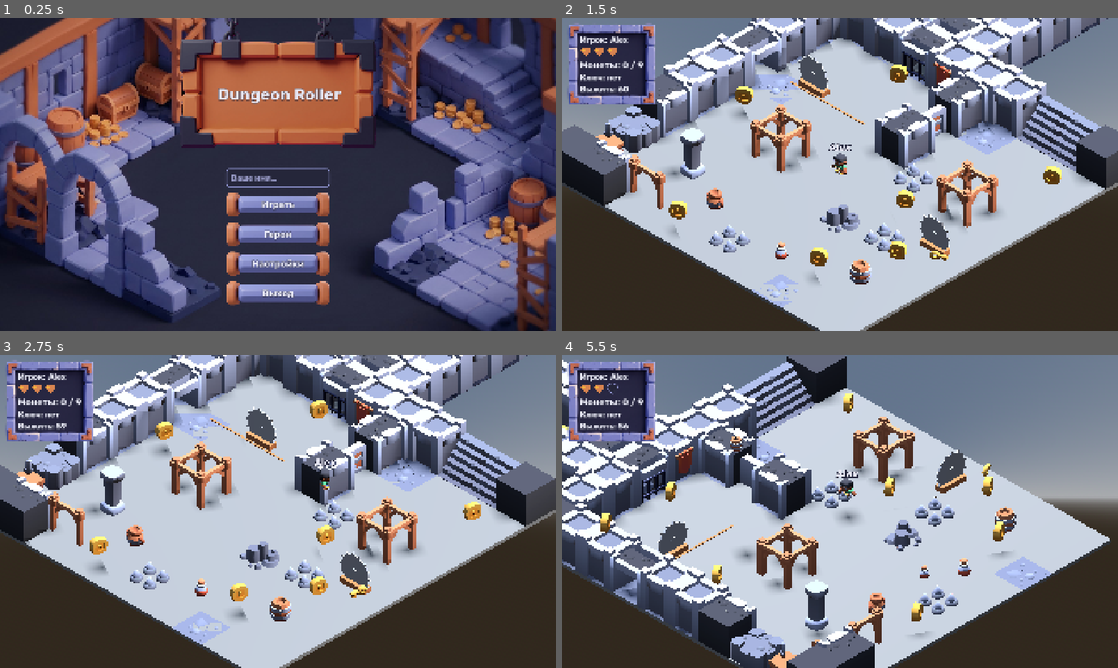
Above: before the commit, frames 1-4 (two rows, left to right).
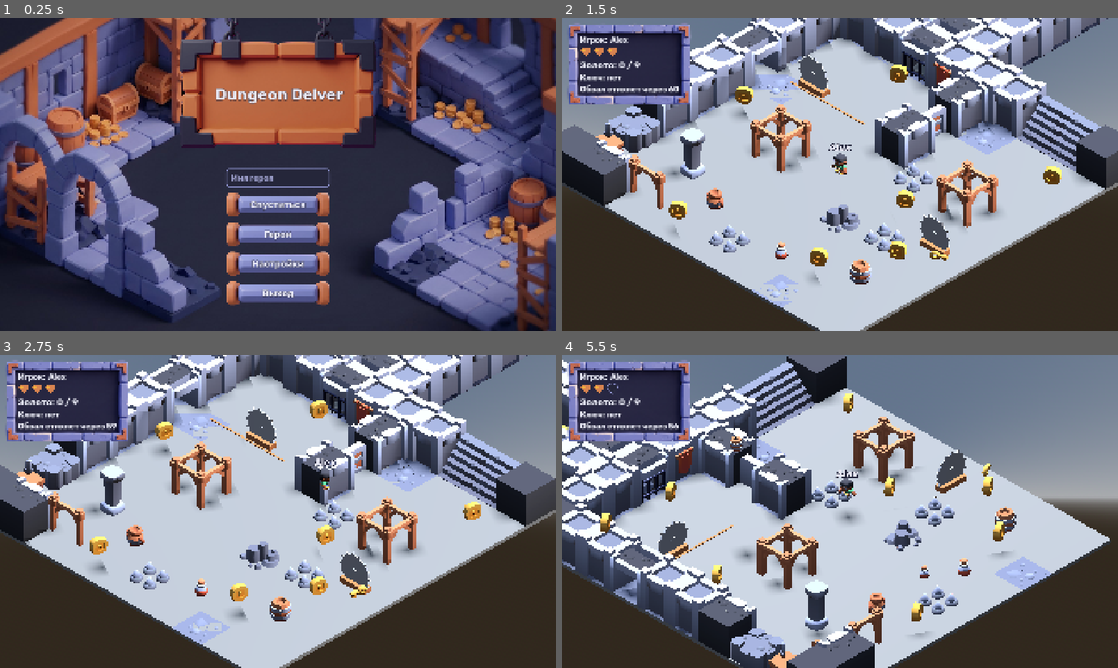
Above: after the commit, the same moments.

Repository: farikgg/godot_assignment
Game: Godot game, scene res://scenes/main_menu.tscn
Same seed, same stepped clock (60 frames per second), same inputs: the game is played once before the commit and once after it.
Inputs (mouse positions are in pixels of both pictures, inside the frame that each line leads up to):
- Up to frame 1 (0.25 s): no input
- Up to frame 2 (1.5 s): click (840, 177) at 0.52 s; type "Alex" at 0.6 s; click "Играть" (after the commit: "Спуститься") at 1.25 s
- Up to frame 3 (2.75 s): hold D (move_right) from 2.03 s (still down); hold J (attack) from 2.03 s (still down); tap Space (jump) at 2.27 s
- Up to frame 4 (5.5 s): release D (move_right) at 2.78 s; release J (attack) at 2.78 s; hold S (move_back) 2.78-3.53 s; tap Left (camera_left) at 2.85 s; tap Space (jump) at 3.02, 4.52, 5.27 s; hold D (move_right) 3.53-4.28 s; hold Right (camera_right) 3.53-4.28 s; hold W (move_forward) 4.28-5.03 s; tap J (attack) at 4.35 s; hold A (move_left) from 5.03 s (still down); hold Left (camera_left) from 5.03 s (still down)

The runs differ from the first frame. In frame 1, 0.9% of the frame differs, in the area x 38-62%, y 22-62%; in frame 2, 2.6%; in frame 3, 2.6%; in frame 4, 2.6%, in the area x 2-23%, y 1-28%.

Commit message:
Dungeon wording: Dungeon Delver, gold, cave-in, camp
- GAME_TITLE and config/name: "Dungeon Delver".
- Main menu: «Спуститься», «Герои», name field «Имя героя».
- HUD: «Золото: x / y», «Обвал стихнет через N».
- Gate opens (key or cave-in over): «Решётка поднялась. Путь свободен»;
  closed gate hint: «Решётка опущена. Продержись, пока не стихнет обвал»;
  death «Тьма поглотила тебя…»; win «Ты выбрался на свет!».
- Pause: «Привал», «Продолжить путь» / «Начать заново» / «Покинуть
  подземелье».
Each script keeps its strings as constants at the top and applies them
to its nodes; the scene files carry the same defaults for the editor.

Co-Authored-By: Claude Opus 5.5 <noreply@anthropic.com>

Diff:
--- a/project.godot
+++ b/project.godot
@@ -10,7 +10,7 @@
 
 [application]
 
-config/name="Dungeon Roller"
+config/name="Dungeon Delver"
 run/main_scene="uid://kya2x2ycmcrp"
 config/features=PackedStringArray("4.7", "Forward Plus")
 config/icon="res://icon.svg"
--- a/scenes/main_menu.tscn
+++ b/scenes/main_menu.tscn
@@ -50,7 +50,7 @@
 offset_bottom = 387.0
 theme_override_font_sizes/font_size = 56
 theme_override_colors/font_color = Color(0.909804, 0.913725, 0.960784, 1)
-text = "Dungeon Roller"
+text = "Dungeon Delver"
 horizontal_alignment = 1
 vertical_alignment = 1
 script = ExtResource("6_title")
@@ -74,13 +74,13 @@
 [node name="NameField" type="LineEdit" parent="MainPanel/Buttons" unique_id=839725896]
 custom_minimum_size = Vector2(360, 64)
 layout_mode = 2
-placeholder_text = "Ваше имя…"
+placeholder_text = "Имя героя"
 max_length = 15
 
 [node name="ButtonStart" type="Button" parent="MainPanel/Buttons" unique_id=1718474551]
 custom_minimum_size = Vector2(360, 84)
 layout_mode = 2
-text = "Играть"
+text = "Спуститься"
 
 [node name="ButtonHeroes" type="Button" parent="MainPanel/Buttons" unique_id=1771300080]
 custom_minimum_size = Vector2(360, 84)
--- a/scenes/map.tscn
+++ b/scenes/map.tscn
@@ -320,7 +320,7 @@
 unique_name_in_owner = true
 layout_mode = 2
 theme_override_font_sizes/font_size = 32
-text = "Монеты: 0 / 0"
+text = "Золото: 0 / 0"
 
 [node name="KeyLabel" type="Label" parent="UI/HudPanel/HudBox" unique_id=1650031180]
 unique_name_in_owner = true
@@ -330,7 +330,7 @@
 [node name="SurvivalLabel" type="Label" parent="UI/HudPanel/HudBox" unique_id=1771300050]
 unique_name_in_owner = true
 layout_mode = 2
-text = "Выжить: 60"
+text = "Обвал стихнет через 60"
 
 [node name="MessagePanel" type="PanelContainer" parent="UI" unique_id=1922750468 node_paths=PackedStringArray("label")]
 visible = false
--- a/scenes/ui/pause_menu.tscn
+++ b/scenes/ui/pause_menu.tscn
@@ -36,7 +36,7 @@
 [node name="Title" type="Label" parent="Panel/Content"]
 layout_mode = 2
 theme_override_font_sizes/font_size = 44
-text = "Пауза"
+text = "Привал"
 horizontal_alignment = 1
 
 [node name="ResumeButton" type="Button" parent="Panel/Content"]
@@ -44,18 +44,18 @@
 custom_minimum_size = Vector2(360, 84)
 layout_mode = 2
 size_flags_horizontal = 4
-text = "Продолжить"
+text = "Продолжить путь"
 
 [node name="RestartButton" type="Button" parent="Panel/Content"]
 unique_name_in_owner = true
 custom_minimum_size = Vector2(360, 84)
 layout_mode = 2
 size_flags_horizontal = 4
-text = "Рестарт"
+text = "Начать заново"
 
 [node name="MenuButton" type="Button" parent="Panel/Content"]
 unique_name_in_owner = true
 custom_minimum_size = Vector2(360, 84)
 layout_mode = 2
 size_flags_horizontal = 4
-text = "В главное меню"
+text = "Покинуть подземелье"
--- a/scripts/main.gd
+++ b/scripts/main.gd
@@ -1,13 +1,16 @@
 extends Node3D
 
 const MESSAGE_DURATION: float = 2.0
-const WIN_TEXT: String = "Победа!\nМонеты: %d / %d"
-const KEY_FOUND_TEXT: String = "Ключ найден! Путь открыт"
-const NEED_KEY_TEXT: String = "Нужен ключ"
-const GAME_OVER_TEXT: String = "Game over"
+const WIN_TEXT: String = "Ты выбрался на свет!"
+const GATE_OPEN_TEXT: String = "Решётка поднялась. Путь свободен"
+const GATE_CLOSED_TEXT: String = "Решётка опущена. Продержись, пока не стихнет обвал"
+const GAME_OVER_TEXT: String = "Тьма поглотила тебя…"
+const GOLD_TEXT: String = "Золото: %d / %d"
+const CAVE_IN_TEXT: String = "Обвал стихнет через %d"
+const KEY_YES_TEXT: String = "Ключ: есть"
+const KEY_NO_TEXT: String = "Ключ: нет"
 const RESTART_DELAY: float = 1.5
 const SURVIVAL_TIME: float = 60.0
-const SURVIVED_TEXT: String = "Продержался! Путь открыт"
 const HEART_FULL: Texture2D = preload("res://assets/ui_gen/heart_full.png")
 const HEART_EMPTY: Texture2D = preload("res://assets/ui_gen/heart_empty.png")
 
@@ -85,11 +88,11 @@
 	_update_key_label()
 	pickup_sfx.play()
 	get_tree().call_group("locked_gate", "open")
-	_show_message(KEY_FOUND_TEXT)
+	_show_message(GATE_OPEN_TEXT)
 
 func _on_gate_hint_body_entered(body: Node3D) -> void:
 	if body.is_in_group("player") and not has_key and not _has_won:
-		_show_message(NEED_KEY_TEXT)
+		_show_message(GATE_CLOSED_TEXT)
 
 func _find_player_health() -> Health:
 	var player: Node = get_tree().get_first_node_in_group("player")
@@ -126,11 +129,11 @@
 	if _game_over or _has_won:
 		return
 	get_tree().call_group("locked_gate", "open")
-	_show_message(SURVIVED_TEXT)
+	_show_message(GATE_OPEN_TEXT)
 
 func _update_survival_label() -> void:
 	var left: int = ceili(_survival_timer.time_left) if not _survival_timer.is_stopped() else 0
-	survival_label.text = "Выжить: %d" % left
+	survival_label.text = CAVE_IN_TEXT % left
 
 func _on_exit_reached() -> void:
 	# after a win the exit is inert, so re-entering can't print or reset the message
@@ -140,7 +143,7 @@
 	_message_timer.stop()
 	_survival_timer.paused = true
 	print("You win!")
-	_set_message(WIN_TEXT % [coins_collected, coins_total])
+	_set_message(WIN_TEXT)
 
 func _show_message(text: String) -> void:
 	_set_message(text)
@@ -156,8 +159,8 @@
 
 func _update_label() -> void:
 	if coin_label != null:
-		coin_label.text = "Монеты: %d / %d" % [coins_collected, coins_total]
+		coin_label.text = GOLD_TEXT % [coins_collected, coins_total]
 
 func _update_key_label() -> void:
 	if key_label != null:
-		key_label.text = "Ключ: есть" if has_key else "Ключ: нет"
+		key_label.text = KEY_YES_TEXT if has_key else KEY_NO_TEXT
--- a/scripts/main_menu.gd
+++ b/scripts/main_menu.gd
@@ -1,4 +1,10 @@
 extends Control
+
+const START_TEXT: String = "Спуститься"
+const HEROES_TEXT: String = "Герои"
+const SETTINGS_TEXT: String = "Настройки"
+const QUIT_TEXT: String = "Выход"
+const NAME_PLACEHOLDER: String = "Имя героя"
 
 @onready var settings_panel: Control = $SettingsPanel
 @onready var main_menu: Control = $MainPanel
@@ -8,6 +14,11 @@
 @onready var character_select: Control = $CharacterSelect
 
 func _ready() -> void:
+	($MainPanel/Buttons/ButtonStart as Button).text = START_TEXT
+	($MainPanel/Buttons/ButtonHeroes as Button).text = HEROES_TEXT
+	($MainPanel/Buttons/ButtonSetting as Button).text = SETTINGS_TEXT
+	($MainPanel/Buttons/ButtonQuit as Button).text = QUIT_TEXT
+	($MainPanel/Buttons/NameField as LineEdit).placeholder_text = NAME_PLACEHOLDER
 	character_select.connect("closed", _on_character_select_closed)
 
 func _on_button_start_pressed() -> void:
--- a/scripts/pause_menu.gd
+++ b/scripts/pause_menu.gd
@@ -1,15 +1,24 @@
 extends CanvasLayer
 
 const MAIN_MENU_SCENE: String = "res://scenes/main_menu.tscn"
+const TITLE_TEXT: String = "Привал"
+const RESUME_TEXT: String = "Продолжить путь"
+const RESTART_TEXT: String = "Начать заново"
+const MENU_TEXT: String = "Покинуть подземелье"
 
 @onready var _resume_button: Button = %ResumeButton
 @onready var _restart_button: Button = %RestartButton
 @onready var _menu_button: Button = %MenuButton
+@onready var _title: Label = $Panel/Content/Title
 
 func _ready() -> void:
 	# keeps receiving input while everything else is paused
 	process_mode = Node.PROCESS_MODE_ALWAYS
 	visible = false
+	_title.text = TITLE_TEXT
+	_resume_button.text = RESUME_TEXT
+	_restart_button.text = RESTART_TEXT
+	_menu_button.text = MENU_TEXT
 	_resume_button.pressed.connect(set_paused.bind(false))
 	_restart_button.pressed.connect(_on_restart_pressed)
 	_menu_button.pressed.connect(_on_menu_pressed)
--- a/scripts/title_label.gd
+++ b/scripts/title_label.gd
@@ -1,7 +1,7 @@
 extends Label
 
 # keep in sync with application/config/name in project.godot
-const GAME_TITLE: String = "Dungeon Roller"
+const GAME_TITLE: String = "Dungeon Delver"
 
 func _ready() -> void:
 	text = GAME_TITLE
